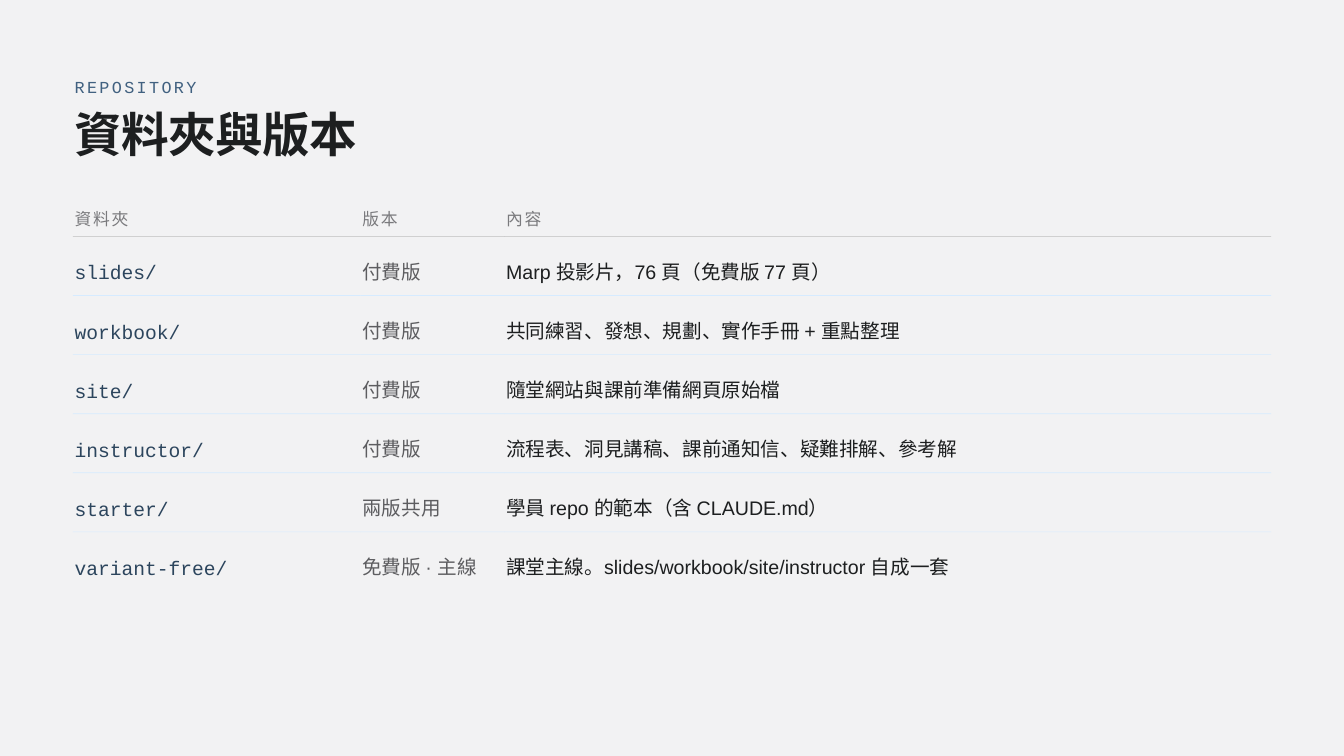
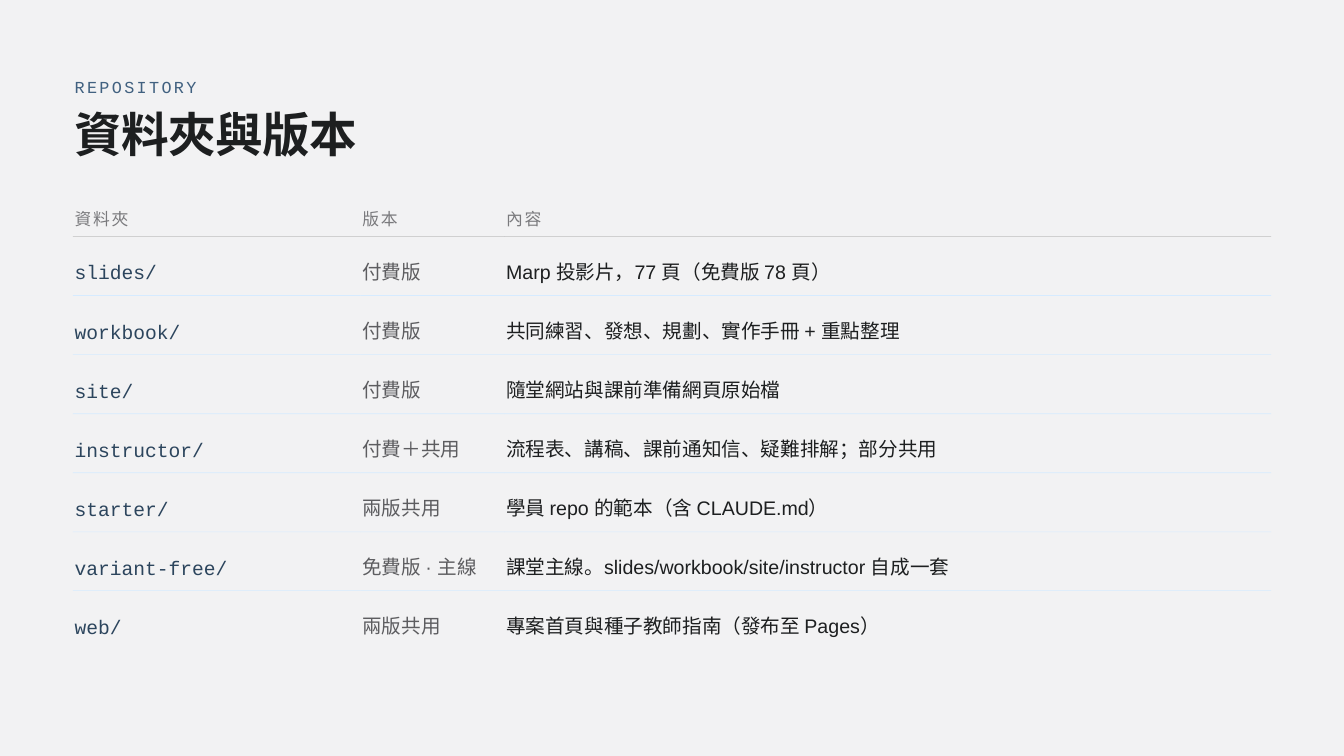
Before and after one commit to htchen/LLM2Life, a slide deck: slide 20 of instructor/LLM2Life_slide_deck.pptx. Drawn at 1344x756 pixels with LibreOffice and Linux fonts; fonts in the diff are those of the drawing. Boxes give left, top, right and bottom in pixels: in the first picture for what was removed or moved away, otherwise in the second. Text is boxed around its words. In the diff, an @@ line names an element or a change of style, - is before the commit and + after.

```diff
--- a/instructor/LLM2Life_slide_deck.pptx
+++ b/instructor/LLM2Life_slide_deck.pptx
@@ text at [506,262,830,283]: text changed @@
-Marp 投影片，76 頁（免費版 77 頁）
+Marp 投影片，77 頁（免費版 78 頁）
@@ text at [362,439,460,458]: text changed @@
-付費版
+付費＋共用
@@ text at [506,439,937,459]: text changed @@
-流程表、洞見講稿、課前通知信、疑難排解、參考解
+流程表、講稿、課前通知信、疑難排解；部分共用
@@ rectangle added at [73,590,360,591], fill #D6EBFF @@
@@ rectangle added at [360,590,504,591], fill #D6EBFF @@
@@ rectangle added at [504,590,1271,591], fill #D6EBFF @@
@@ text added at [75,620,122,635], 21 pt, text #2C455D @@
+web/
@@ text added at [362,616,440,635], 21 pt, text #5D5D60 @@
+兩版共用
@@ text added at [506,616,879,637], 21 pt, text #1D1F20 @@
+專案首頁與種子教師指南（發布至 Pages）
```
Also in this commit, not shown: 1 other slide changed, 2 other files.
